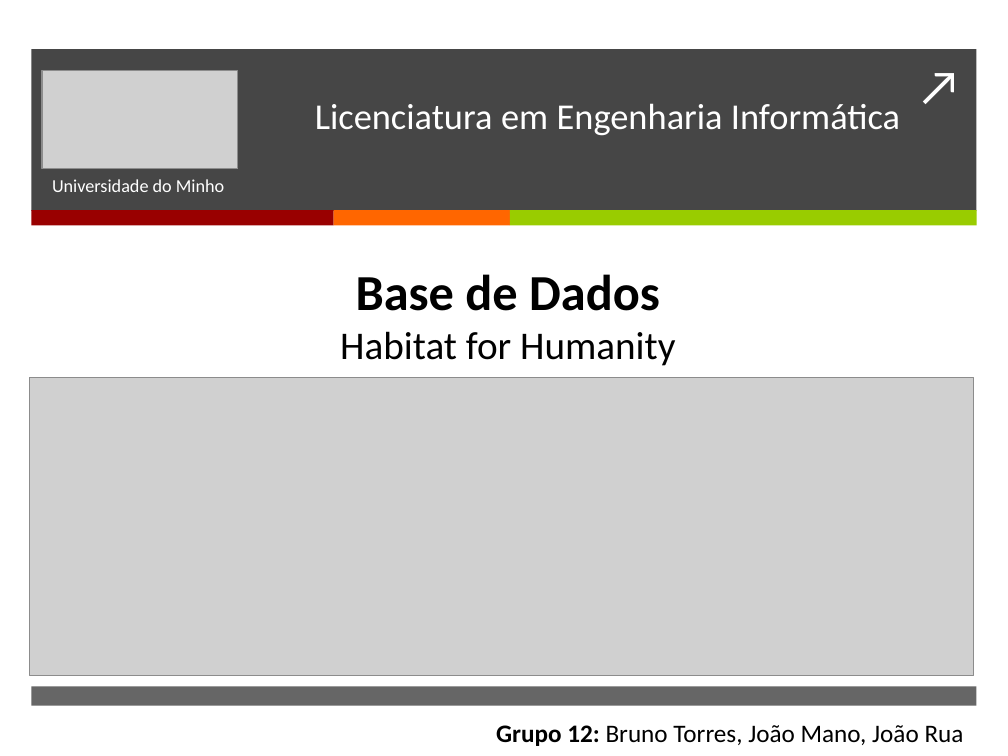
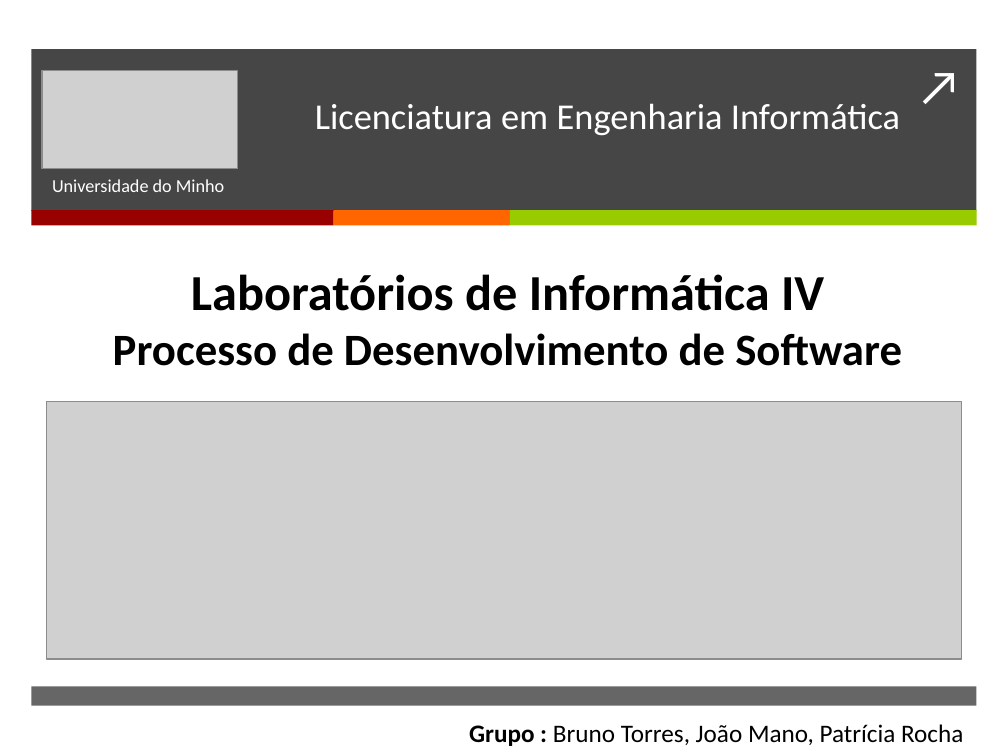
Before and after one commit to BrunoTorres/LI4, a slide deck: slide 8 of Apresentação/Apresentacao.pptx (slide 12 before the commit). Drawn at 1008x756 pixels with LibreOffice and Linux fonts; fonts in the diff are those of the drawing; grey boxes stand for pictures. Boxes give left, top, right and bottom in pixels: in the first picture for what was removed or moved away, otherwise in the second. Text is boxed around its words. In the diff, an @@ line names an element or a change of style, - is before the commit and + after.

```diff
--- a/Apresentação/Apresentacao.pptx
+++ b/Apresentação/Apresentacao.pptx
@@ text at [113,274,902,366]: text changed; size 28 to 32 pt; bold on @@
-Base de Dados
-Habitat for Humanity
+Laboratórios de Informática IV
+Processo de Desenvolvimento de Software
@@ picture: place and size @@
-picture at [29,377,974,675]
+picture at [46,401,962,659]
@@ text at [469,724,963,746]: text changed @@
-Grupo 12: Bruno Torres, João Mano, João Rua
+Grupo : Bruno Torres, João Mano, Patrícia Rocha
```
Also in this commit, not shown: 1 other slide changed, 6 slides added, 10 slides removed.
